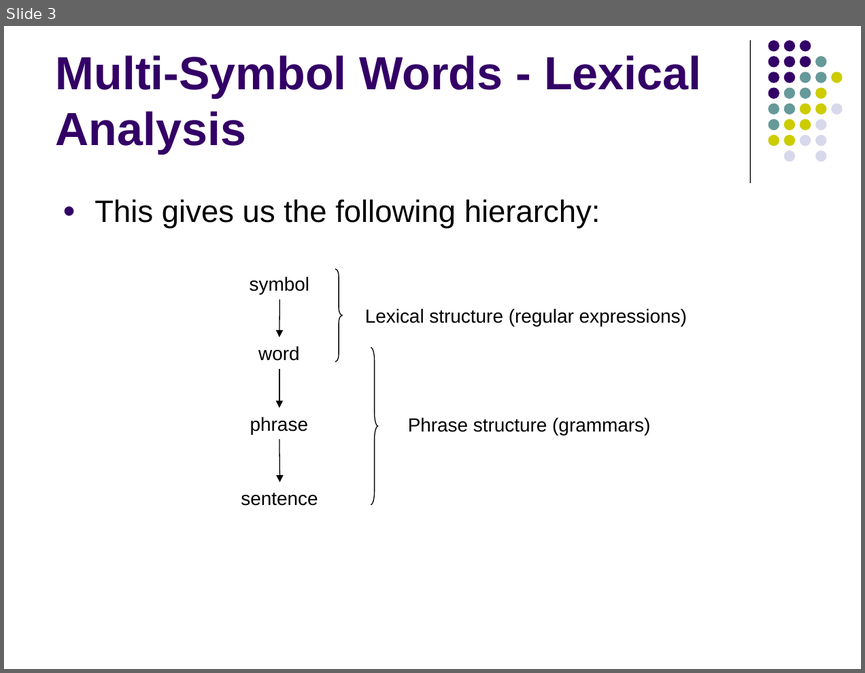
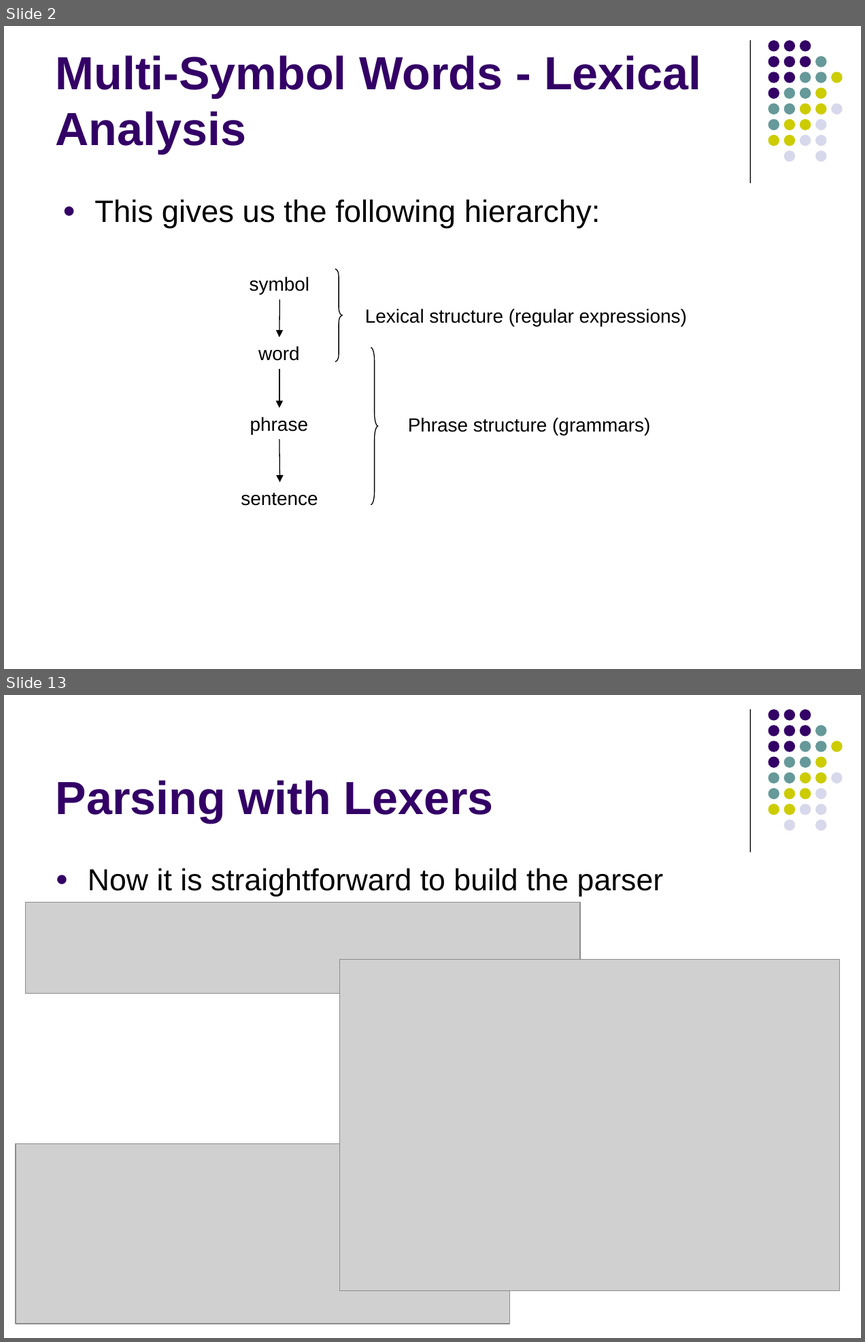
Before and after one commit to lutzhamel/CSC402, a slide deck: notes/csc402-ln004.pptx. Shown one above the other, each under a label of ours: slide 3 before the commit, slides 2 and 13 after it; the slides between them are not shown. The pictures are 865x673 and 865x1342 pixels, drawn with LibreOffice and Linux fonts; fonts in the diff are those of the drawing; grey boxes stand for pictures. Boxes give left, top, right and bottom in pixels: in the first picture for what was removed or moved away, otherwise in the second. Text is boxed around its words. In the diff, an @@ line names an element or a change of style, - is before the commit and + after.

```diff
--- a/notes/csc402-ln004.pptx
+++ b/notes/csc402-ln004.pptx
@@ slide 13 added at [4, 695, 861, 1338], background #FFFFFF; not listed: 32 template elements that a slide beside it also shows @@
@@ title added at [56, 780, 494, 823], 39 pt, text #330066, bold @@
+Parsing with Lexers
@@ text added at [88, 868, 664, 896], 25.5 pt, text #000000 @@
+● Now it is straightforward to build the parser
@@ picture added at [26, 902, 580, 993] @@
@@ picture added at [340, 959, 839, 1289] @@
@@ picture added at [15, 1143, 509, 1323] @@
@@ what was slide 3 is now slide 2 @@
```
Also in this commit, not shown: 3 slides changed, 11 other slides added, 31 slides removed, 2 other files.
